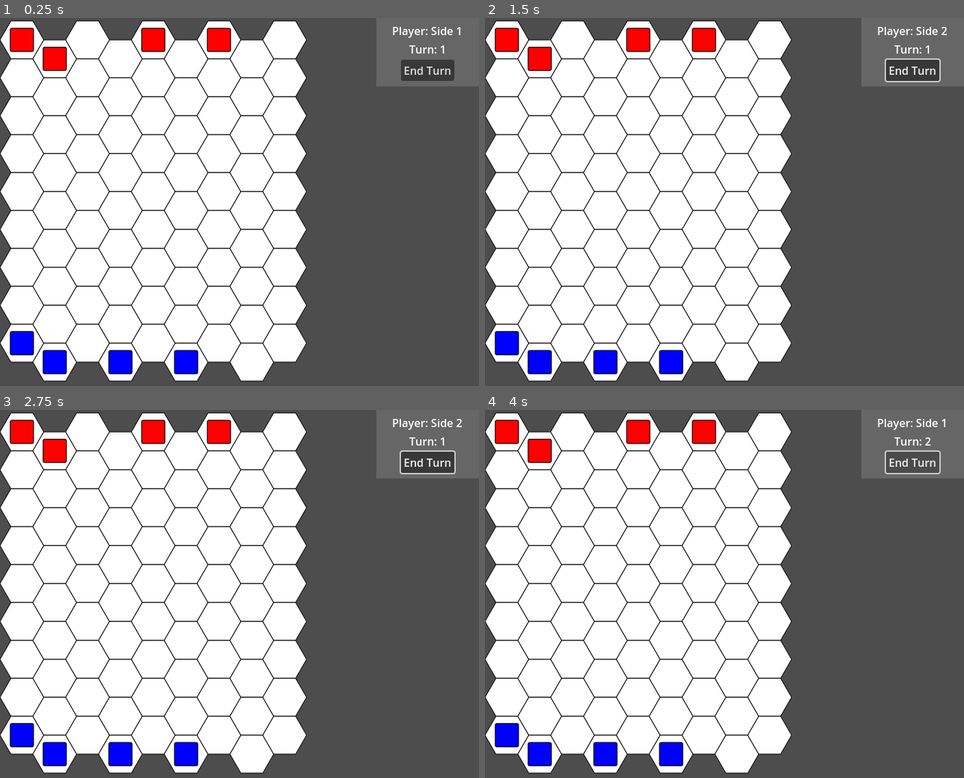
Above: before the commit, frames 1-4 (two rows, left to right).
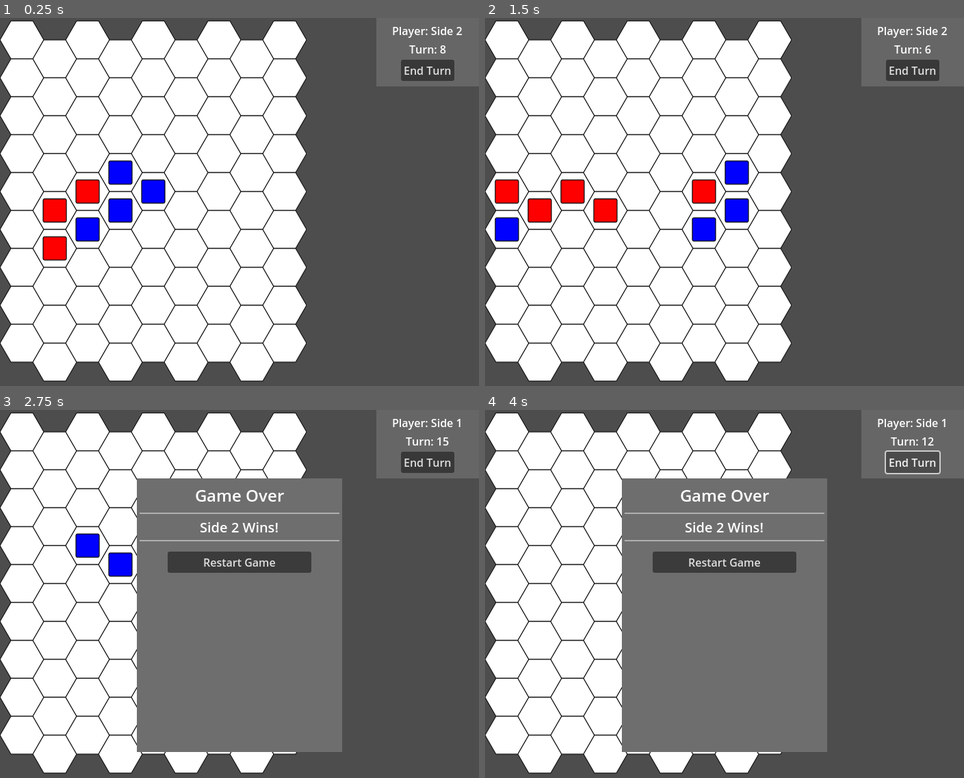
Above: after the commit, the same moments.

Repository: Bly7/1-week-wargame
Game: Godot game, scene res://main.tscn
Same seed, same stepped clock (60 frames per second), same inputs: the game is played once before the commit and once after it.
Inputs (mouse positions are in pixels of both pictures, inside the frame that each line leads up to):
- Up to frame 1 (0.25 s): no input
- Up to frame 2 (1.5 s): click "End Turn" at 0.5 s; click (724, 168) at 1.25 s, where only the run after the commit has a clickable "Restart Game"
- Up to frame 3 (2.75 s): click (239, 560) at 2 s, where only the run after the commit has a clickable "Restart Game"
- Up to frame 4 (4 s): click (724, 560) at 2.75 s, where only the run after the commit has a clickable "Restart Game"; click "End Turn" at 3.5 s

The runs differ from the first frame. In frame 1, 5.2% of the frame differs, in the area x 2-97%, y 2-97%; in frame 2, 6.0%; in frame 3, 35%; in frame 4, 34%.

Commit message:
Day 5 — AI Player

Diff:
--- /dev/null
+++ b/AI/AI.gd
@@ -0,0 +1,70 @@
+extends Node
+
+class_name AI
+
+func _ready() -> void:
+	pass
+
+# Get all units belonging to a specific side
+func getUnits(units: Array, side: int) -> Array:
+	var side_units: Array = []
+
+	for unit in units:
+		if not is_instance_valid(unit):
+			continue
+
+		if unit.side == side:
+			side_units.append(unit)
+
+	return side_units
+
+# Get all units not belonging to a specific side
+func getUnitsOfOtherSide(units: Array, side: int) -> Array:
+	var other_side_units: Array = []
+	for unit in units:
+		if not is_instance_valid(unit):
+			continue
+
+		if unit.side != side:
+			other_side_units.append(unit)
+
+	return other_side_units
+
+# Make moves for all units of a specific side
+func makeMoves(units: Array, map: Node2D, side: int) -> void:
+	# Get units for both sides
+	var my_units = getUnits(units, side)
+	var enemy_units = getUnitsOfOtherSide(units, side)
+
+	for unit in my_units:
+		# Simple AI: Move each unit randomly to an adjacent tile if possible
+		var current_tile = map.getTileAtPixel(unit.position)
+		if current_tile == null:
+			continue
+
+		# get closest enemy unit
+		var closest_enemy = null
+		var closest_distance = INF
+		for enemy in enemy_units:
+			var distance = unit.position.distance_to(enemy.position)
+			if distance < closest_distance:
+				closest_distance = distance
+				closest_enemy = enemy
+
+		# plan path to closest enemy
+		var path = []
+		if closest_enemy != null:
+			var enemy_tile = map.getTileAtPixel(closest_enemy.position)
+			path = map.getPathBetweenTiles(current_tile, enemy_tile, units)
+
+		# Move along the path if possible
+		for next_tile in path:
+			var moved = unit.moveToTile(map, next_tile, units)
+			if not moved:
+				break  # Stop if we can't move further
+
+		# Attack unit from adjacent tile if possible
+		if closest_enemy != null:
+			# attack if in range
+			if unit.canAttackUnit(closest_enemy, map):
+				unit.attackUnit(closest_enemy)
--- /dev/null
+++ b/AI/AI.tscn
@@ -0,0 +1,6 @@
+[gd_scene load_steps=2 format=3 uid="uid://c2742k8i62c7h"]
+
+[ext_resource type="Script" uid="uid://52a5qlq4fj6i" path="res://AI/AI.gd" id="1_icax4"]
+
+[node name="Ai" type="Node"]
+script = ExtResource("1_icax4")
--- a/Map/Tile/tile.gd
+++ b/Map/Tile/tile.gd
@@ -5,6 +5,8 @@
 var tile_location = Vector2.ZERO
 
 var tile_size = 64
+
+var tile_blocked: bool = false
 
 func _ready():
     pass # Replace with function body.
--- a/Map/map.gd
+++ b/Map/map.gd
@@ -177,3 +177,94 @@
 			best_candidate = candidate
 
 	return best_candidate
+
+# Get a path between two tiles using A* pathfinding
+# AI Generated function
+func getPathBetweenTiles(start_tile: Tile, end_tile: Tile, units: Array) -> Array:
+	if start_tile == null or end_tile == null:
+		return []
+
+	# If end tile is blocked, no path exists
+	if end_tile.tile_blocked:
+		return []
+
+	# If start and end are the same, return path with just the start tile
+	if start_tile == end_tile:
+		return [start_tile]
+
+	# Initialize data structures for A*
+	var open_set = [start_tile]  # Tiles to be evaluated
+	var closed_set = []  # Tiles already evaluated
+	var came_from = {}  # Map to reconstruct path
+	var g_score = {}  # Cost from start to each tile
+	var f_score = {}  # Estimated total cost from start to end through each tile
+
+	# Initialize scores
+	g_score[start_tile] = 0
+	f_score[start_tile] = distanceBetweenTiles(start_tile.getLocation(), end_tile.getLocation())
+
+	while open_set.size() > 0:
+		# Find tile in open_set with lowest f_score
+		var current = open_set[0]
+		var lowest_f = f_score.get(current, INF)
+		for tile in open_set:
+			var tile_f = f_score.get(tile, INF)
+			if tile_f < lowest_f:
+				current = tile
+				lowest_f = tile_f
+
+		# If we reached the goal, reconstruct and return the path
+		if current == end_tile:
+			return _reconstructPath(came_from, current)
+
+		# Move current from open to closed set
+		open_set.erase(current)
+		closed_set.append(current)
+
+		# Check all neighbors
+		var neighbors = getNeighborTiles(current)
+		for neighbor in neighbors:
+			# Skip if already evaluated or blocked
+			if neighbor in closed_set or neighbor.tile_blocked:
+				continue
+
+			# Check if tile is occupied by a unit (only allow if it's the end tile)
+			var is_occupied = false
+			for unit in units:
+				if not is_instance_valid(unit):
+					continue
+
+				var unit_tile = getTileAtPixel(unit.position)
+				if unit_tile == neighbor and neighbor != end_tile:
+					is_occupied = true
+					break
+
+			if is_occupied:
+				continue
+
+			# Calculate tentative g_score (cost from start to neighbor through current)
+			var tentative_g_score = g_score.get(current, INF) + 1
+
+			# Add neighbor to open set if not already there
+			if neighbor not in open_set:
+				open_set.append(neighbor)
+			elif tentative_g_score >= g_score.get(neighbor, INF):
+				# This is not a better path
+				continue
+
+			# This is the best path so far, record it
+			came_from[neighbor] = current
+			g_score[neighbor] = tentative_g_score
+			f_score[neighbor] = tentative_g_score + distanceBetweenTiles(neighbor.getLocation(), end_tile.getLocation())
+
+	# No path found
+	return []
+
+# Helper function to reconstruct the path from A*
+# AI Generated function
+func _reconstructPath(came_from: Dictionary, current: Tile) -> Array:
+	var path = [current]
+	while current in came_from:
+		current = came_from[current]
+		path.insert(0, current)
+	return path
--- a/UI/uiEndTurn/uiEndTurn.gd
+++ b/UI/uiEndTurn/uiEndTurn.gd
@@ -5,14 +5,18 @@
 @onready var turn_text: Label = $VBoxContainer/Label2
 
 func _ready():
-    pass # Replace with function body.
+	pass # Replace with function body.
 
 # Bind the end turn button to the provided function
 func bindSignals(end_turn_function: Callable) -> void:
-    end_turn_button.connect("pressed", end_turn_function)
+	# if end_turn_button is already connected, disconnect first
+	if end_turn_button.is_connected("pressed", end_turn_function):
+		return
+
+	end_turn_button.connect("pressed", end_turn_function)
 
 func setPlayerName(player_name: String) -> void:
-    player_name_text.text = "Player: " + player_name
+	player_name_text.text = "Player: " + player_name
 
 func setTurnNumber(turn_number: int) -> void:
-    turn_text.text = "Turn: " + str(turn_number)
+	turn_text.text = "Turn: " + str(turn_number)
--- a/UI/uiGameOver/uiGameOver.gd
+++ b/UI/uiGameOver/uiGameOver.gd
@@ -12,6 +12,10 @@
 
 # Binds the restart button to a callback function
 func bindRestartButton(callback: Callable) -> void:
+	# if already connected, do nothing
+	if restartButton.is_connected("pressed", callback):
+		return
+
 	restartButton.pressed.connect(callback)
 
 # Sets the visibility of the game over screen
--- a/Unit/unit.gd
+++ b/Unit/unit.gd
@@ -27,21 +27,53 @@
 func canAct() -> bool:
 	return move_points > 0 and health_points > 0
 
+# Get all tiles this unit can move to considering other units' positions
+func getAllMoveableTiles(map: Map, units: Array) -> Array:
+	# Get the tile the unit is currently on
+	var tile = map.getTileAtPixel(position)
+	if tile == null:
+		return []
+
+	# Get tiles in move range
+	var tiles_in_range = map.getTilesInRange(tile, move_points)
+
+	# Remove tiles occupied by other units (excluding self)
+	for unit in units:
+		if not is_instance_valid(unit):
+			continue
+
+		if unit == self:
+			continue
+		var unit_tile = map.getTileAtPixel(unit.position)
+		if unit_tile != null and unit_tile in tiles_in_range:
+			tiles_in_range.erase(unit_tile)
+
+	# Find paths to each tile and ensure they are reachable within move points
+	var reachable_tiles = []
+	for target_tile in tiles_in_range:
+		var path = map.getPathBetweenTiles(tile, target_tile, units)
+		if path.size() - 1 <= move_points:
+			reachable_tiles.append(target_tile)
+
+	return reachable_tiles
+
 # Move the unit to a specific tile if within move points
-func moveToTile(map: Map, tile: Tile) -> bool:
-	var tiles_in_range = map.getTilesInRange(map.getTileAtPixel(position), move_points)
+func moveToTile(map: Map, tile: Tile, units: Array) -> bool:
+	# Get all moveable tiles
+	var moveable_tiles = getAllMoveableTiles(map, units)
 
-	if tile in tiles_in_range:
-		# Decrease move points
-		var distance = map.distanceBetweenTiles(map.getTileAtPixel(position).getLocation(), tile.getLocation())
-		move_points -= distance
+	# Check if the target tile is in range
+	if tile not in moveable_tiles:
+		return false
 
-		# Move the unit to the tile's center position
-		position = tile.getCenterOfTile()
+	# Decrease move points
+	var distance = map.distanceBetweenTiles(map.getTileAtPixel(position).getLocation(), tile.getLocation())
+	move_points -= distance
 
-		return true
+	# Move the unit to the tile's center position
+	position = tile.getCenterOfTile()
 
-	return false
+	return true
 
 # Set the unit's color
 func setColor(color: Color):
@@ -57,6 +89,7 @@
 	var tiles_in_range = map.getTilesInRange(tile, move_range)
 	map.highlightTilesInList(tiles_in_range, Color(0, 1, 0).lerp(Color(1, 1, 1), 0.5)) # Highlight in green
 
+
 # Highlight moveable tiles considering other units' positions
 func highlightMoveableTiles(map: Map, units: Array):
 	# Get the tile the unit is currently on
@@ -65,16 +98,10 @@
 		return
 
 	# Get tiles in move range
-	var tiles_in_range = map.getTilesInRange(tile, move_points)
-
-	# Remove tiles occupied by other units
-	for unit in units:
-		var unit_tile = map.getTileAtPixel(unit.position)
-		if unit_tile != null and unit_tile in tiles_in_range:
-			tiles_in_range.erase(unit_tile)
+	var moveable_tiles = getAllMoveableTiles(map, units)
 
 	# Highlight the remaining tiles
-	map.highlightTilesInList(tiles_in_range, Color(0, 1, 0).lerp(Color(1, 1, 1), 0.5)) # Highlight in green
+	map.highlightTilesInList(moveable_tiles, Color(0, 1, 0).lerp(Color(1, 1, 1), 0.5)) # Highlight in green
 
 # Highlight attackable units within attack range
 func highlightAttackableUnits(map: Map, units: Array):
@@ -87,8 +114,14 @@
 # Check if this unit can attack another unit
 func canAttackUnit(target_unit: Unit, map: Map) -> bool:
 	var can_attack = true
-	can_attack = can_attack and self != null and self.canAct()
+
+	# Check if the target unit is valid and this unit can act
+	can_attack = can_attack and target_unit != null and self.canAct()
+
+	# Check if target unit not self and is on opposing side
 	can_attack = can_attack and self != target_unit and self.side != target_unit.side
+
+	# Check if target unit is on a neighboring tile
 	can_attack = can_attack and map.areTilesNeighbors(map.getTileAtPixel(self.position), map.getTileAtPixel(target_unit.position))
 
 	return can_attack
--- a/main.gd
+++ b/main.gd
@@ -6,6 +6,12 @@
 @export var side1_color: Color = Color(1, 0, 0) # Red
 @export var side2_color: Color = Color(0, 0, 1) # Blue
 
+# AI Information
+@export var side1_ai: bool = true
+@export var side2_ai: bool = false
+
+@onready var ai: AI = $AI
+
 # Current side turn
 var current_side: int = 1
 
@@ -15,6 +21,8 @@
 
 # List of all units on the map
 var units: Array = []
+
+@export var units_per_side: int = 4
 
 # Current turn number
 var turn_number: int = 1
@@ -46,13 +54,70 @@
 	startGame()
 
 
-
 func _input(event: InputEvent) -> void:
 
 	# Ignore the following input if the game is over
 	if game_over:
 		return
 
+	# Handle player input
+	if (current_side == 1 and not side1_ai) or (current_side == 2 and not side2_ai):
+		handlePlayerInput(event)
+
+func _process(delta: float) -> void:
+
+	# Ignore following updates if the game is over
+	if game_over:
+		return
+
+	# Handle AI turn
+	if (current_side == 1 and side1_ai) or (current_side == 2 and side2_ai):
+		# Make AI moves
+		ai.makeMoves(units, map, current_side)
+
+		# End the turn after AI moves
+		endTurn()
+
+	# Update timer for periodic updates
+	update_timer -= delta
+	if update_timer <= 0.0:
+		update_timer = update_interval
+		updateState(delta)
+
+# Update game state periodically
+func updateState(delta: float) -> void:
+	# Update units array to only include valid units
+	for unit in units:
+		if not is_instance_valid(unit):
+			units.erase(unit)
+
+	# Check for end of turn conditions
+	var side_1_units = false
+	var side_2_units = false
+	for unit in units:
+		if not is_instance_valid(unit):
+			continue
+
+		if unit.side == 1:
+			side_1_units = true
+		elif unit.side == 2:
+			side_2_units = true
+
+	if not side_1_units:
+		winning_side = 2
+		game_over = true
+	elif not side_2_units:
+		winning_side = 1
+		game_over = true
+
+	if game_over:
+		# Show game over UI
+		ui_game_over.setWinnerText("Side " + str(winning_side) + " Wins!")
+		ui_game_over.setVisibility(true)
+		ui_game_over.bindRestartButton(startGame)
+
+# Handle player input
+func handlePlayerInput(event: InputEvent) -> void:
 	# Handle mouse clicks for unit selection
 	if event is InputEventMouseButton:
 		# Left mouse button click
@@ -93,14 +158,12 @@
 				# Highlight the selected unit's tile
 				map.highlightTile(tile, Color(1, 1, 0).lerp(Color(1, 1, 1), 0.5)) # Highlight in yellow
 
-
-
 			else:
 				# Deselect any selected unit and hide UI
 				if selected_unit != null:
 					if selected_unit.canAct() and selected_unit.side == current_side and tile != null:
 						# If a unit is selected, try to move it to the clicked tile
-						selected_unit.moveToTile(map, tile)
+						selected_unit.moveToTile(map, tile, units)
 
 					# After moving, deselect the unit and hide UI
 					selected_unit = null
@@ -112,46 +175,7 @@
 		if event.pressed and event.button_index == MOUSE_BUTTON_RIGHT:
 			pass
 
-func _process(delta: float) -> void:
-
-	# Ignore following updates if the game is over
-	if game_over:
-		return
-
-	# Update timer for periodic updates
-	update_timer -= delta
-	if update_timer <= 0.0:
-		update_timer = update_interval
-		updateState(delta)
-
-
-func updateState(delta: float) -> void:
-	# Update units array to only include valid units
-	for unit in units:
-		if not is_instance_valid(unit):
-			units.erase(unit)
-
-	# Check for end of turn conditions
-	var side_1_units = false
-	var side_2_units = false
-	for unit in units:
-		if unit.side == 1:
-			side_1_units = true
-		elif unit.side == 2:
-			side_2_units = true
-
-	if not side_1_units:
-		winning_side = 2
-		game_over = true
-	elif not side_2_units:
-		winning_side = 1
-		game_over = true
-
-	if game_over:
-		# Show game over UI
-		ui_game_over.setWinnerText("Side " + str(winning_side) + " Wins!")
-		ui_game_over.setVisibility(true)
-		ui_game_over.bindRestartButton(startGame)
+
 
 func startGame() -> void:
 	# Reset game state variables
@@ -182,6 +206,9 @@
 
 	# Reset move points for all units of the current side
 	for unit in units:
+		if not is_instance_valid(unit):
+			continue
+
 		if unit.side == current_side:
 			unit.resetMovePoints()
 
@@ -205,7 +232,7 @@
 
 	# Lay them across the top row
 	var unit_locations = []
-	for x in range(4):
+	for x in range(units_per_side):
 		var new_location = Vector2(randi_range(0, map.getWidth() - 1), 0)
 
 		while new_location in unit_locations:
@@ -219,7 +246,7 @@
 
 	# Lay them across the bottom row
 	unit_locations.clear()
-	for x in range(4):
+	for x in range(units_per_side):
 		var new_location = Vector2(randi_range(0, map.getWidth() - 1), map.getHeight() - 1)
 
 		while new_location in unit_locations:
--- a/main.tscn
+++ b/main.tscn
@@ -1,17 +1,22 @@
-[gd_scene load_steps=7 format=3 uid="uid://cnme1ca1ctfse"]
+[gd_scene load_steps=8 format=3 uid="uid://cnme1ca1ctfse"]
 
 [ext_resource type="Script" uid="uid://b4epf81vvpgj6" path="res://main.gd" id="1_0xm2m"]
 [ext_resource type="PackedScene" uid="uid://cji63g628h63s" path="res://Map/map.tscn" id="1_ig7tw"]
 [ext_resource type="PackedScene" uid="uid://cr7xklypp7juc" path="res://Unit/unit.tscn" id="3_h2yge"]
 [ext_resource type="PackedScene" uid="uid://papgf3g1dbaw" path="res://UI/uiUnitInfo/uiUnitInfo.tscn" id="4_1bvp3"]
+[ext_resource type="PackedScene" uid="uid://c2742k8i62c7h" path="res://AI/AI.tscn" id="4_272bh"]
 [ext_resource type="PackedScene" uid="uid://31mxrlofqlnm" path="res://UI/uiEndTurn/uiEndTurn.tscn" id="5_lquwl"]
 [ext_resource type="PackedScene" uid="uid://dxxt0y80fcyoi" path="res://UI/uiGameOver/uiGameOver.tscn" id="6_7mycd"]
 
 [node name="Main" type="Node2D"]
 script = ExtResource("1_0xm2m")
+side2_ai = true
 unit_scene = ExtResource("3_h2yge")
+units_per_side = 8
 
 [node name="Map" parent="." instance=ExtResource("1_ig7tw")]
+
+[node name="AI" parent="." instance=ExtResource("4_272bh")]
 
 [node name="CanvasLayer" type="CanvasLayer" parent="."]
 
@@ -22,16 +27,6 @@
 offset_left = -150.0
 offset_right = 0.0
 grow_horizontal = 0
-
-[node name="UiGameOver" parent="CanvasLayer" instance=ExtResource("6_7mycd")]
-visible = false
-anchors_preset = 8
-anchor_left = 0.5
-anchor_top = 0.5
-anchor_right = 0.5
-anchor_bottom = 0.5
-grow_horizontal = 2
-grow_vertical = 2
 
 [node name="UiUnitInfo" parent="CanvasLayer" instance=ExtResource("4_1bvp3")]
 anchors_preset = 3
@@ -45,3 +40,12 @@
 offset_bottom = 0.0
 grow_horizontal = 0
 grow_vertical = 0
+
+[node name="UiGameOver" parent="CanvasLayer" instance=ExtResource("6_7mycd")]
+anchors_preset = 8
+anchor_left = 0.5
+anchor_top = 0.5
+anchor_right = 0.5
+anchor_bottom = 0.5
+grow_horizontal = 2
+grow_vertical = 2
Not shown, added: AI/AI.gd.uid
